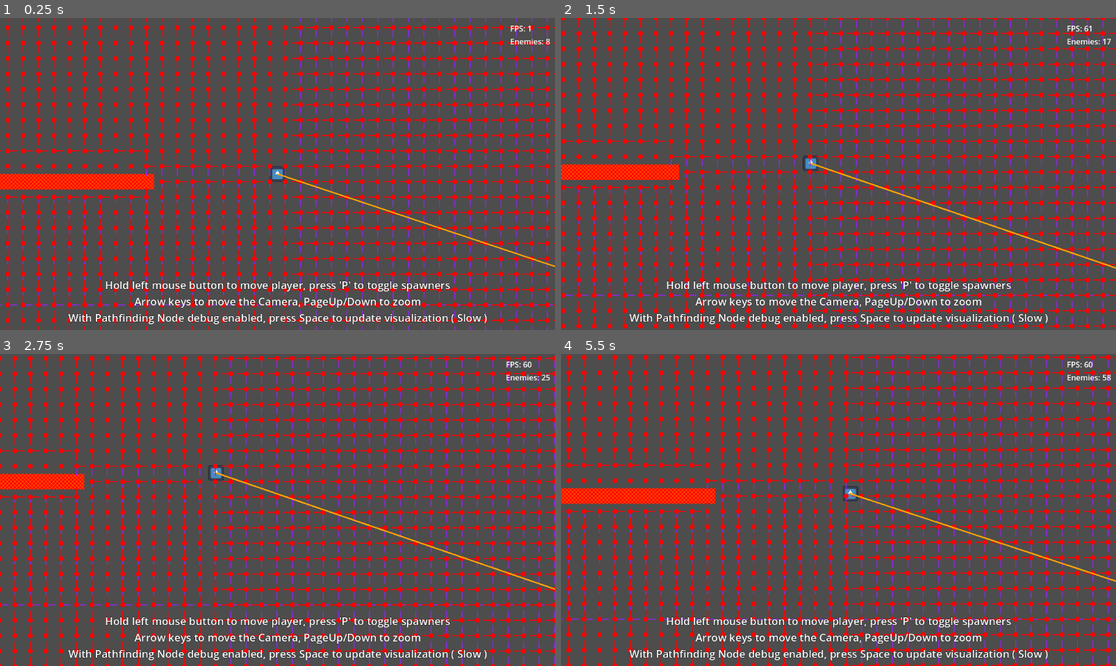
Above: before the commit, frames 1-4 (two rows, left to right).
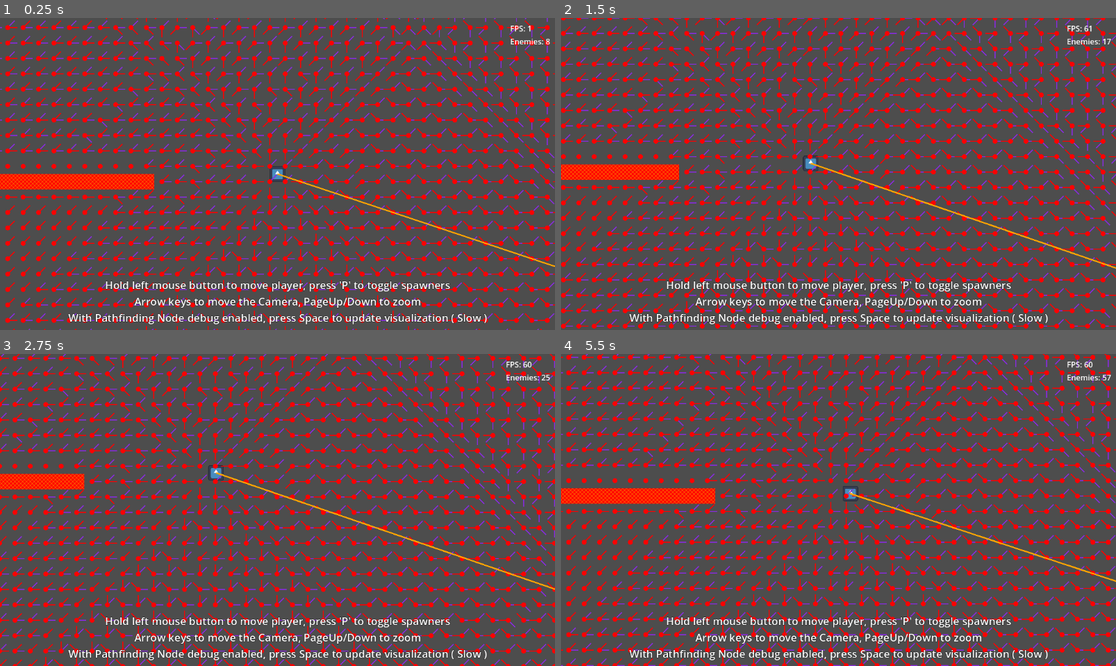
Above: after the commit, the same moments.

Repository: Griiimon/Manymies
Game: Godot game, scene res://main_large_level.tscn
The game is run twice, just before and just after one commit, with the same random seed, the same clock (stepped at 60 frames per second) and the same inputs. The engine's default icon, where the game draws it, is replaced by a stand-in: a white triangle on a blue panel in a dark square.
Inputs (mouse positions are in pixels of both pictures, inside the frame that each line leads up to):
- Up to frame 1 (0.25 s): no input
- Up to frame 2 (1.5 s): tap P (pause_spawner) at 0.5, 1.25 s; move the mouse to (960, 158) at 0.52 s; hold Right (ui_right) 0.53-1.28 s; click (960, 158) at 0.67 s; tap Space (ui_select) at 0.77 s; move the mouse to (727, 189) at 1.27 s; hold Down (ui_down) from 1.28 s (still down)
- Up to frame 3 (2.75 s): tap Space (ui_select) at 1.52 s; tap P (pause_spawner) at 2 s; move the mouse to (333, 441) at 2.02 s; release Down (ui_down) at 2.03 s; hold Right (ui_right) from 2.03 s (still down)
- Up to frame 4 (5.5 s): tap P (pause_spawner) at 2.75, 3.5, 4.25 s; move the mouse to (810, 572) at 2.77 s; release Right (ui_right) at 2.78 s; hold Up (ui_up) 2.78-3.53 s; click (810, 572) at 2.92 s; tap Space (ui_select) at 3.02, 3.77, 4.52 s; move the mouse to (1005, 556) at 3.52 s; hold Left (ui_left) 3.53-5.03 s; move the mouse to (672, 463) at 4.27 s; move the mouse to (866, 510) at 5.02 s; hold Down (ui_down) from 5.03 s (still down); click (866, 510) at 5.17 s

The runs differ from the first frame. In frame 1, 11% of the frame differs, in the area x 0-100%, y 0-100%; in frame 2, 11%; in frame 3, 11%; in frame 4, 11%.

Commit message:
float flowfields for precise diagonal weights

Diff:
--- a/solutions/direction_flowfield.gd
+++ b/solutions/direction_flowfield.gd
@@ -13,7 +13,7 @@
 	for key: Vector2i in field.keys():
 		# find the lowest valued neighbor to each flow field point and set it as the
 		# preferred direction from there
-		var lowest:= 999999
+		var lowest:= 999999.9
 		for x in range(-1, 2):
 			for y in range(-1, 2):
 				if x == 0 or y == 0 or allow_diagonals:
--- a/solutions/flowfield.gd
+++ b/solutions/flowfield.gd
@@ -8,7 +8,7 @@
 var size: Vector2i
 var rect: Rect2i
 
-var allow_diagonals:= false
+var allow_diagonals:= true
 
 
 
@@ -30,7 +30,7 @@
 	# start the flow field from the origin with a value of 0
 	var active_points: Array[Vector2i]= []
 	active_points.append(origin)
-	field[origin]= 0
+	field[origin]= 0.0
 
 	while not active_points.is_empty():
 		# for each active point add all neighbor grid positions to the active points list,
@@ -47,11 +47,11 @@
 							if not field.has(point):
 								active_points.append(point)
 								# the new point has a value of the current point + 1
-								field[point]= field[active_point] + 1
+								field[point]= field[active_point] + sqrt(abs(x) + abs(y))
 							else:
 								# if this point is already part of the flow field choose
 								# the lowest value
-								field[point]= min(field[point], field[active_point] + 1)
+								field[point]= min(field[point], field[active_point] + sqrt(abs(x) + abs(y)))
 
 		# remove this point from the active points list
 		active_points.remove_at(0)
